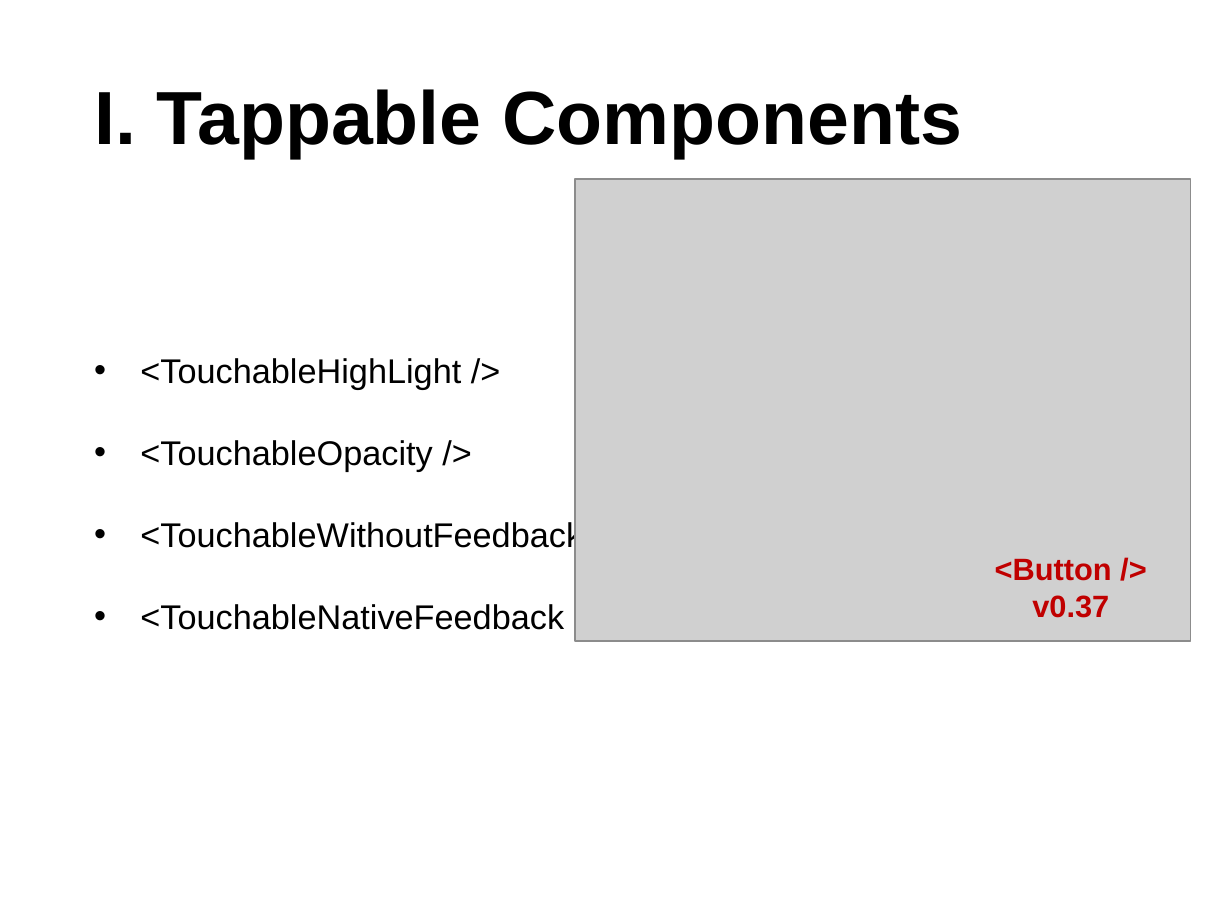
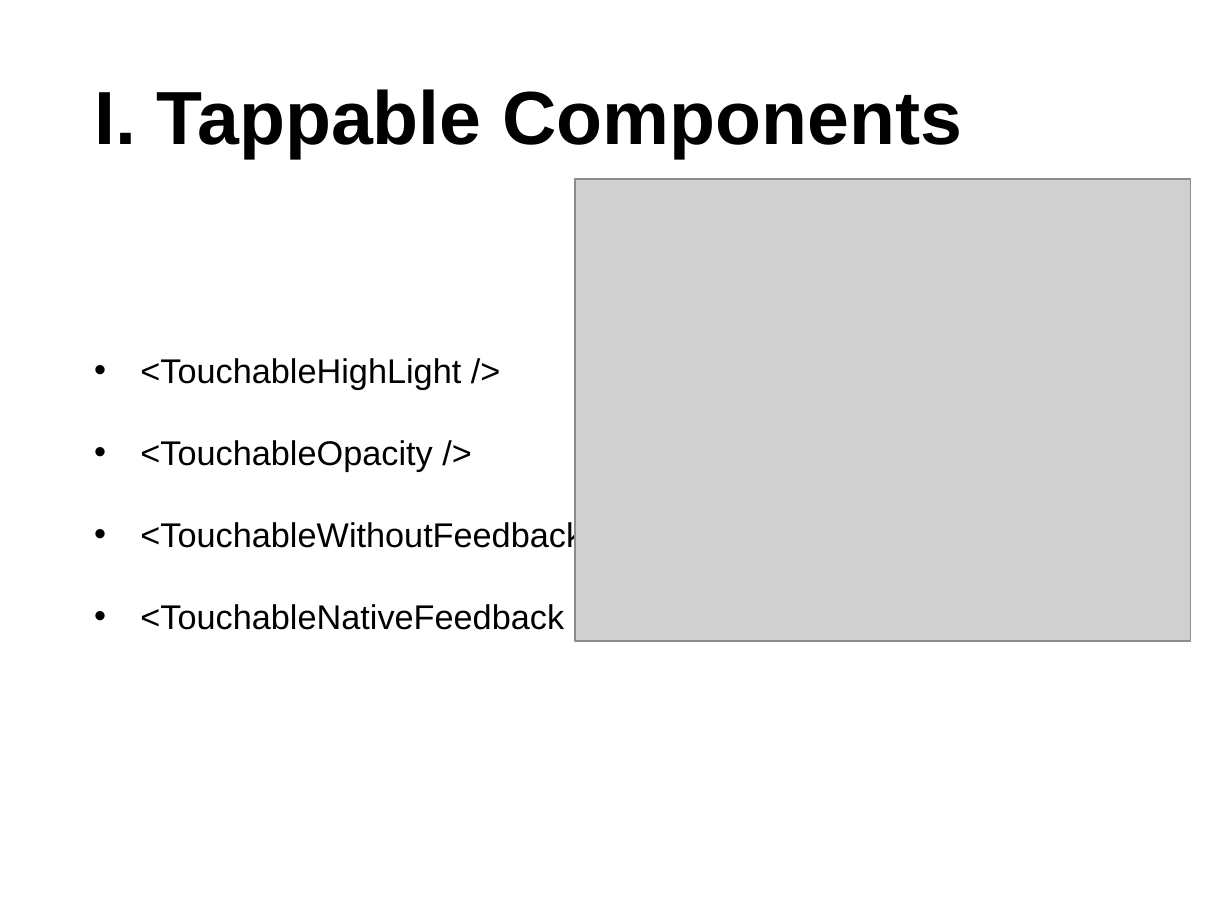
Before and after one commit to quydongnasts/Documents, a slide deck: slide 3 of PowerPoint/REACT-NATIVE.pptx. Drawn at 1232x924 pixels with LibreOffice and Linux fonts; fonts in the diff are those of the drawing; grey boxes stand for pictures. Boxes give left, top, right and bottom in pixels: in the first picture for what was removed or moved away, otherwise in the second. Text is boxed around its words. In the diff, an @@ line names an element or a change of style, - is before the commit and + after.

```diff
--- a/PowerPoint/REACT-NATIVE.pptx
+++ b/PowerPoint/REACT-NATIVE.pptx
@@ text removed at (x1=995, y1=559, x2=1112, y2=618) @@
-<Button />
-v0.37
```
Also in this commit, not shown: 2 other slides changed, 1 slide added.
